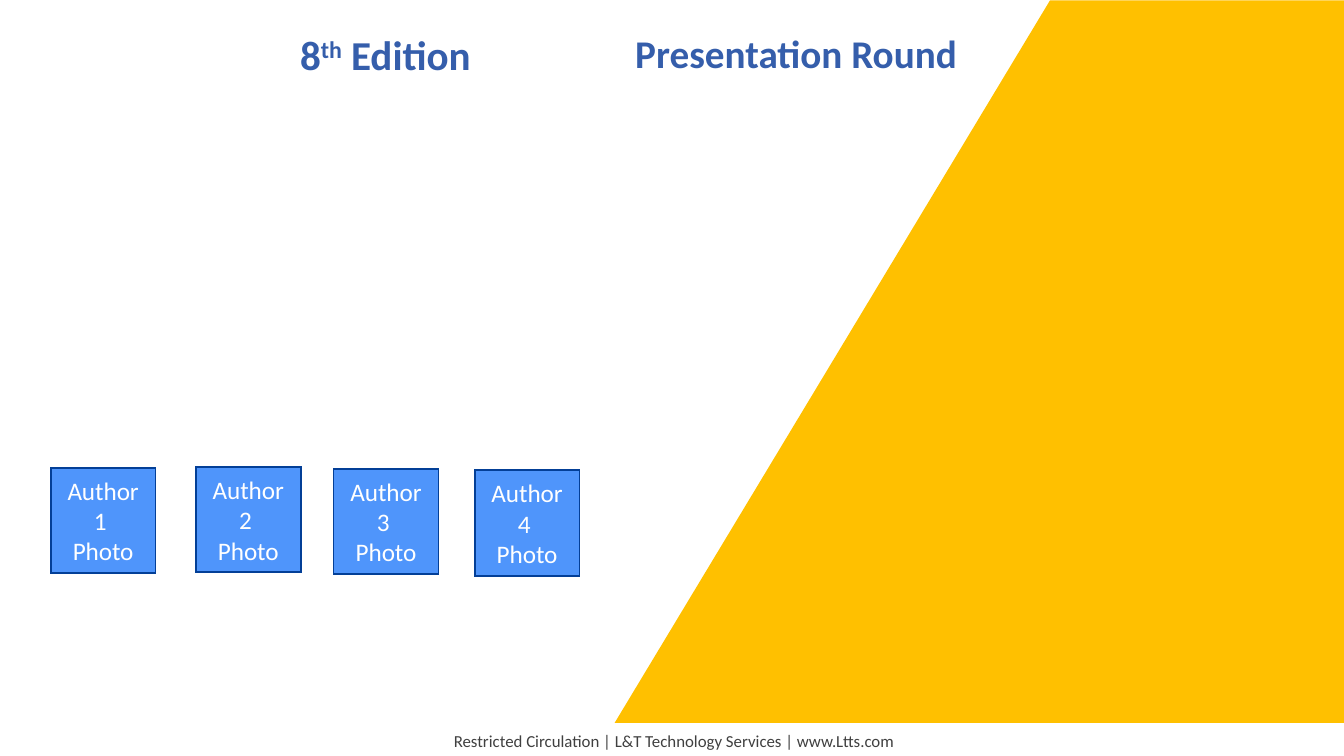
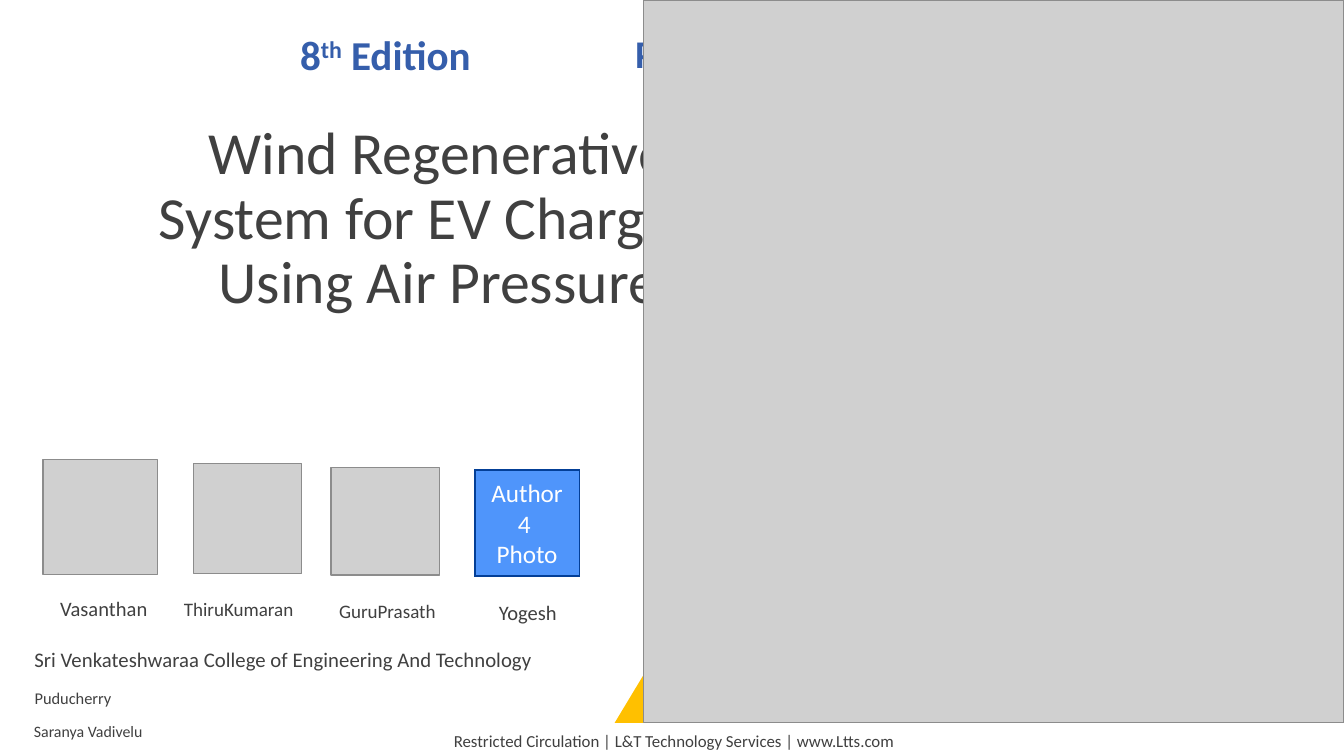
Before and after one commit to CodeCraftsman-Jr/TechgiumProject, a slide deck: slide 1 of PPT/PID_0000_TG8_PresentationRound.pptx. Drawn at 1344x756 pixels with LibreOffice and Linux fonts; fonts in the diff are those of the drawing; grey boxes stand for pictures; background and template pictures are left out. Boxes give left, top, right and bottom in pixels: in the first picture for what was removed or moved away, otherwise in the second. Text is boxed around its words. In the diff, an @@ line names an element or a change of style, - is before the commit and + after.

```diff
--- a/PPT/PID_0000_TG8_PresentationRound.pptx
+++ b/PPT/PID_0000_TG8_PresentationRound.pptx
@@ picture added at (x1=644, y1=0, x2=1344, y2=723) @@
@@ title added at (x1=159, y1=125, x2=717, y2=318), 32 pt, text #404040 @@
+Wind Regenerative System for EV Charging Using Air Pressure
@@ picture added at (x1=43, y1=460, x2=157, y2=574) @@
@@ picture added at (x1=194, y1=464, x2=302, y2=574) @@
@@ picture added at (x1=331, y1=468, x2=439, y2=575) @@
@@ text added at (x1=60, y1=601, x2=147, y2=616), 11 pt, text #404040 @@
+Vasanthan
@@ text added at (x1=184, y1=603, x2=294, y2=616), 10.2 pt, text #404040 @@
+ThiruKumaran
@@ text added at (x1=339, y1=604, x2=436, y2=618), 10.2 pt, text #404040 @@
+GuruPrasath
@@ text added at (x1=499, y1=605, x2=557, y2=624), 11 pt, text #404040 @@
+Yogesh
@@ text added at (x1=34, y1=652, x2=531, y2=671), 11.1 pt, text #404040 @@
+Sri Venkateshwaraa College of Engineering And Technology
@@ text added at (x1=35, y1=692, x2=112, y2=707), 8.8 pt, text #404040 @@
+Puducherry
@@ text added at (x1=34, y1=726, x2=143, y2=740), 8.5 pt, text #404040 @@
+Saranya Vadivelu
```
Also in this commit, not shown: 6 other slides changed, 1 slide added, 1 slide removed, 18 other files.
